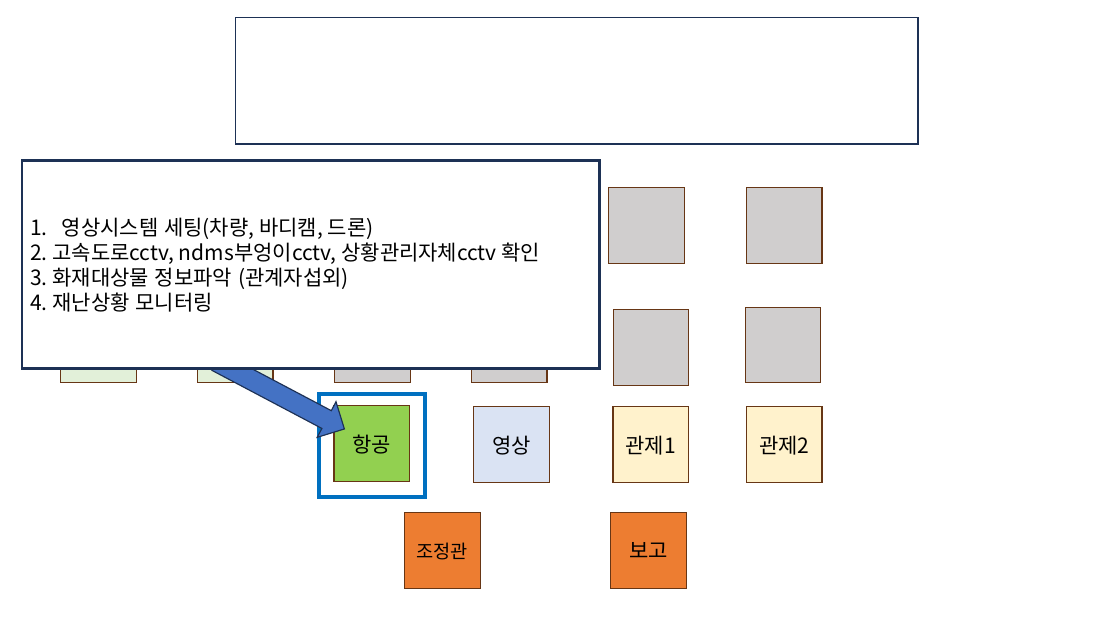
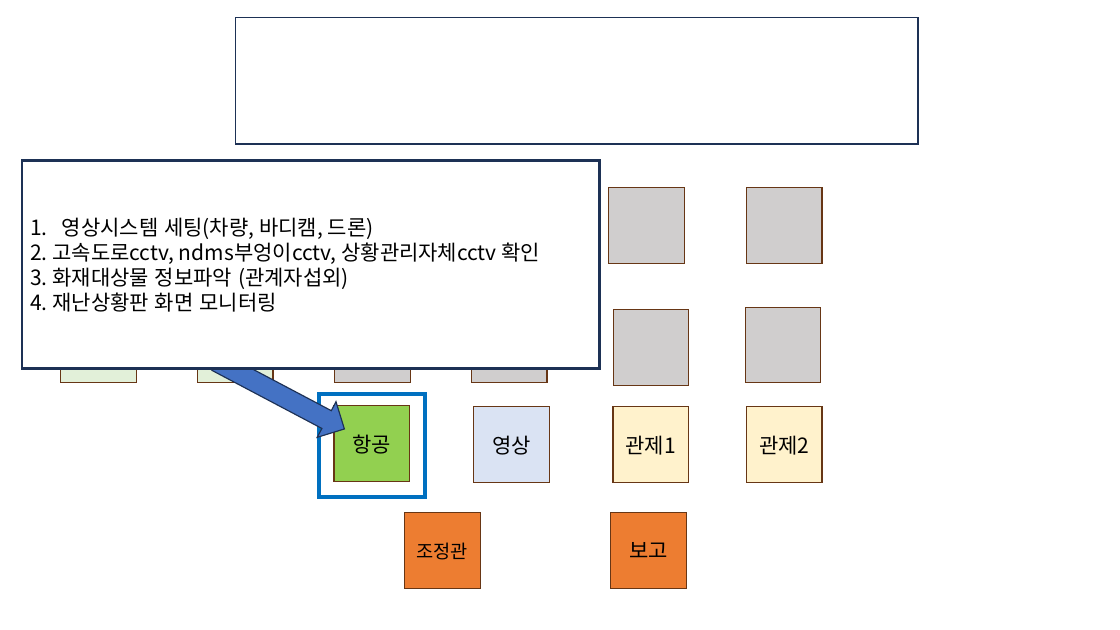
Before and after one commit to Chunopark/fire1, a slide deck: slide 15 of 3팀 상황실 전술.pptx (slide 14 before the commit). Drawn at 1120x630 pixels with LibreOffice and Linux fonts; fonts in the diff are those of the drawing. Boxes give left, top, right and bottom in pixels: in the first picture for what was removed or moved away, otherwise in the second. Text is boxed around its words. In the diff, an @@ line names an element or a change of style, - is before the commit and + after.

```diff
--- a/3팀 상황실 전술.pptx
+++ b/3팀 상황실 전술.pptx
@@ text in rectangle at <box>30,292,276,312</box>: text changed @@
-4. 재난상황 모니터링
+4. 재난상황판 화면 모니터링
```
Also in this commit, not shown: 7 other slides changed, 1 slide added.
